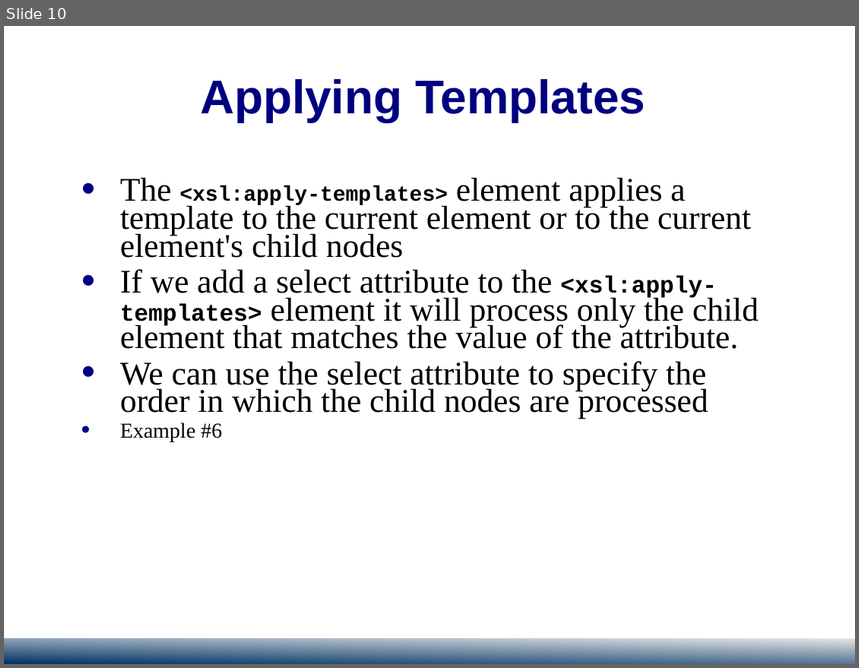
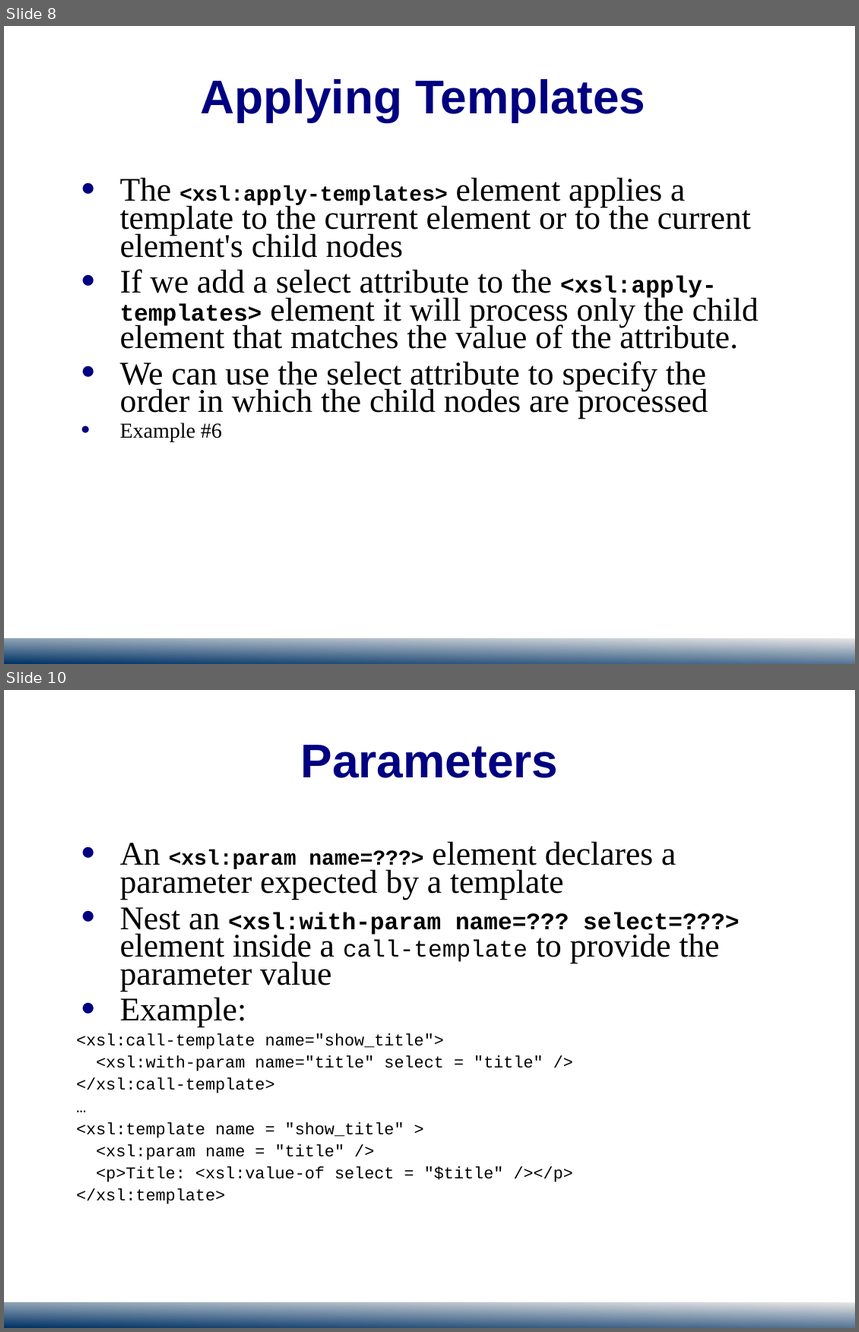
Before and after one commit to jedi-academy/learn-4850, a slide deck: public/download/ACIT4850-XSL-2.ppt. Shown one above the other, each under a label of ours: slide 10 before the commit, slides 8 and 10 after it; the slides between them are not shown. The pictures are 859x668 and 859x1332 pixels, drawn with LibreOffice and Linux fonts; fonts in the diff are those of the drawing; background and template pictures are left out. Boxes give left, top, right and bottom in pixels: in the first picture for what was removed or moved away, otherwise in the second. Text is boxed around its words. In the diff, an @@ line names an element or a change of style, - is before the commit and + after.

```diff
--- a/public/download/ACIT4850-XSL-2.ppt
+++ b/public/download/ACIT4850-XSL-2.ppt
@@ slide 10 added at (4, 690, 855, 1328), background #FFFFFF; not listed: 2 template elements that a slide beside it also shows @@
@@ title added at (301, 745, 559, 778), 40 pt, text #000080, bold @@
+Parameters
@@ text added at (76, 841, 740, 1205), 14 pt, text #000000 @@
+● An <xsl:param name=???> element declares a parameter expected by a template
+● Nest an <xsl:with-param name=??? select=???> element inside a call-template to provide the parameter value
+● Example:
+<xsl:call-template name="show_title">
+<xsl:with-param name="title" select = "title" />
+</xsl:call-template>
+…
+<xsl:template name = "show_title" >
+<xsl:param name = "title" />
+<p>Title: <xsl:value-of select = "$title" /></p>
+</xsl:template>
@@ what was slide 10 is now slide 8 @@
@@ slide 8 changed as well @@
@@ text "The <xsl:apply-templates> element applies a ..." at (120, 177, 759, 442): indent changed @@
```
Also in this commit, not shown: 6 other slides changed, 4 other slides added, 2 slides removed, 3 other files.
